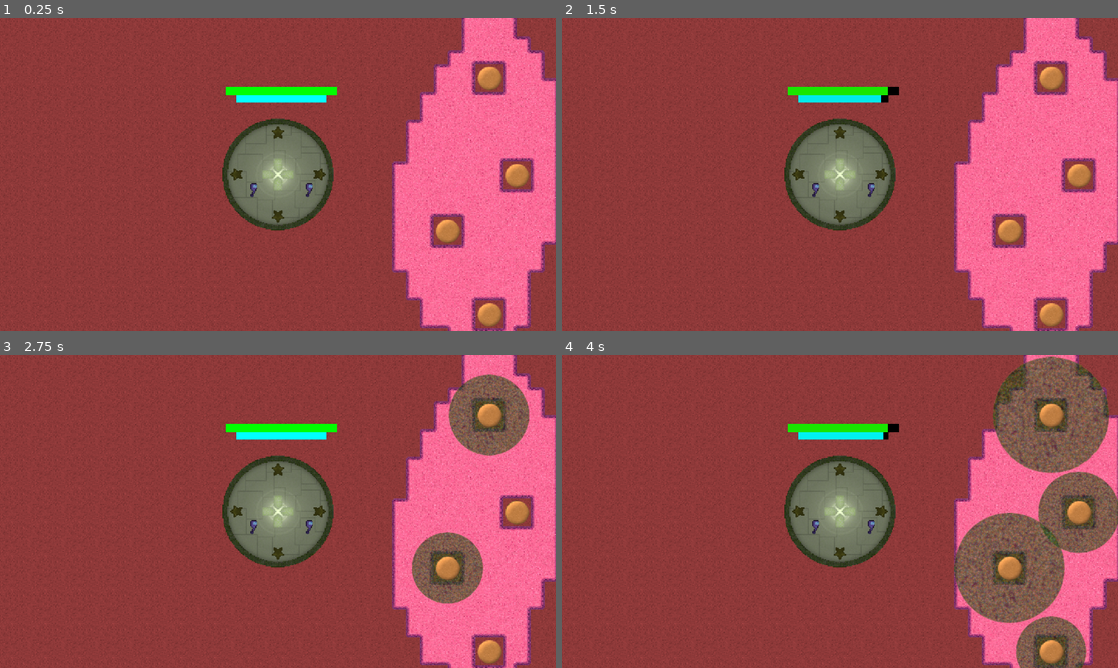
Above: before the commit, frames 1-4 (two rows, left to right).
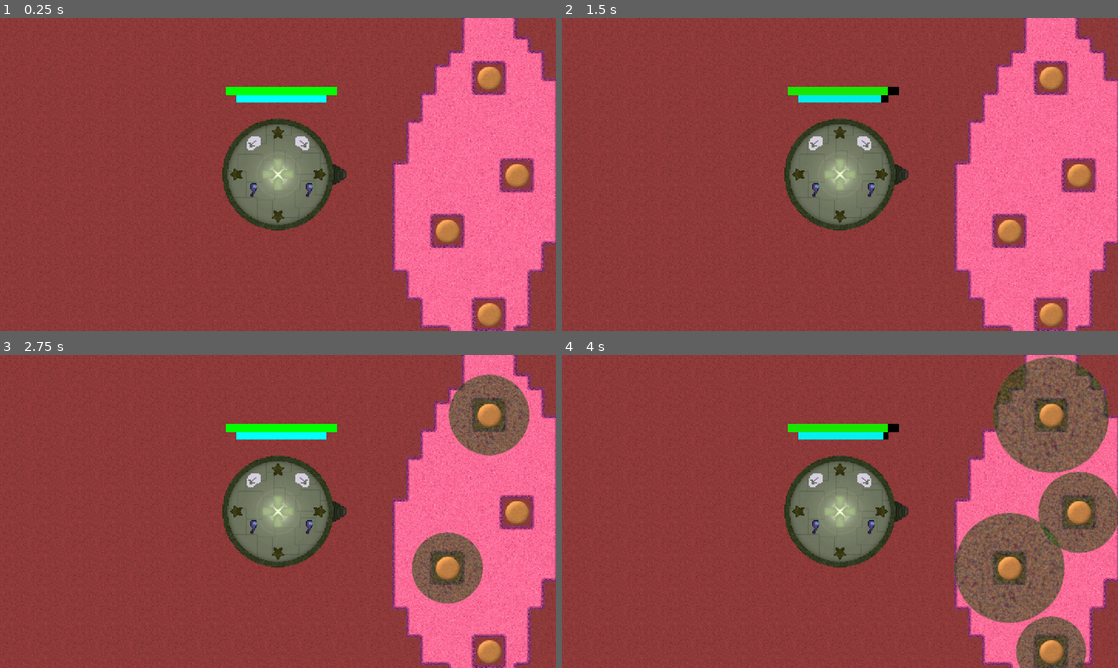
Above: after the commit, the same moments.

Repository: Elagoht/godot-wild-jam-81
Game: Godot game, scene res://levels/MainLevel.tscn
Same seed, same stepped clock (60 frames per second), same inputs: the game is played once before the commit and once after it.
Inputs:
- Up to frame 1 (0.25 s): no input
- Up to frame 2 (1.5 s): tap Enter at 0.5 s; hold J (debug_hp_up) 0.53-1.28 s; tap Space at 1.25 s; hold H (debug_hp_down) from 1.28 s (still down)
- Up to frame 3 (2.75 s): release H (debug_hp_down) at 2.03 s; hold J (debug_hp_up) from 2.03 s (still down)
- Up to frame 4 (4 s): release J (debug_hp_up) at 3.53 s; hold H (debug_hp_down) from 3.53 s (still down)

The runs differ from the first frame. In frame 1, 0.3% of the frame differs, in the area x 44-63%, y 37-54%; in frame 2, 0.3%; in frame 3, 0.3%; in frame 4, 0.3%.

Commit message:
feat: add laser entity with rotation pads and associated scripts, update ship scene to include laser

Diff:
--- a/entities/ship/Ship.tscn
+++ b/entities/ship/Ship.tscn
@@ -1,9 +1,10 @@
-[gd_scene load_steps=7 format=3 uid="uid://ci3gdlpvoknsb"]
+[gd_scene load_steps=8 format=3 uid="uid://ci3gdlpvoknsb"]
 
 [ext_resource type="Script" uid="uid://dixrswgnmpg4x" path="res://entities/ship/scripts/ship.gd" id="1_i8y07"]
 [ext_resource type="Texture2D" uid="uid://d4i6vbqk46p5k" path="res://entities/ship/sprites/ship.png" id="1_to6fy"]
 [ext_resource type="PackedScene" uid="uid://s2mhjkvca3m" path="res://entities/ship/movepad/MovePad.tscn" id="3_0i2w5"]
 [ext_resource type="PackedScene" uid="uid://c8shxe47tf6wk" path="res://entities/ship/statusBar/StatusBar.tscn" id="5_a7ikb"]
+[ext_resource type="PackedScene" uid="uid://cutqyci4qu4mr" path="res://entities/ship/laser/Laser.tscn" id="6_f3lhp"]
 [ext_resource type="PackedScene" uid="uid://cflg1bmhils22" path="res://entities/ship/shield/Shield.tscn" id="8_24c80"]
 
 [sub_resource type="CircleShape2D" id="CircleShape2D_6h448"]
@@ -11,7 +12,6 @@
 
 [node name="Ship" type="CharacterBody2D" groups=["player"]]
 script = ExtResource("1_i8y07")
-metadata/_edit_horizontal_guides_ = [12.0, -12.0]
 
 [node name="CollisionShape2D" type="CollisionShape2D" parent="."]
 shape = SubResource("CircleShape2D_6h448")
@@ -67,5 +67,7 @@
 
 [node name="Camera" type="Camera2D" parent="."]
 
+[node name="Laser" parent="." instance=ExtResource("6_f3lhp")]
+
 [connection signal="energy_changed" from="." to="StatusBar" method="_on_ship_energy_changed"]
 [connection signal="hp_changed" from="." to="StatusBar" method="_on_ship_hp_changed"]
--- /dev/null
+++ b/entities/ship/laser/Laser.tscn
@@ -0,0 +1,22 @@
+[gd_scene load_steps=4 format=3 uid="uid://cutqyci4qu4mr"]
+
+[ext_resource type="Script" uid="uid://cp1scpjs17vs1" path="res://entities/ship/laser/scripts/laser.gd" id="1_qcw8r"]
+[ext_resource type="Texture2D" uid="uid://d3vsqy0bbuyib" path="res://entities/ship/laser/sprites/laser.png" id="2_qcw8r"]
+[ext_resource type="PackedScene" uid="uid://d081r8pruwpsw" path="res://entities/ship/laser/rotate_pad.tscn" id="3_0pd2v"]
+
+[node name="Laser" type="Node2D"]
+script = ExtResource("1_qcw8r")
+
+[node name="RotatePadLeft" parent="." instance=ExtResource("3_0pd2v")]
+position = Vector2(-28, -36)
+scale = Vector2(-1, 1)
+direction = -1
+
+[node name="RotatePadRight" parent="." instance=ExtResource("3_0pd2v")]
+position = Vector2(28, -36)
+
+[node name="Rotatable" type="Node2D" parent="."]
+
+[node name="Laser" type="Sprite2D" parent="Rotatable"]
+position = Vector2(71, 0)
+texture = ExtResource("2_qcw8r")
--- /dev/null
+++ b/entities/ship/laser/rotate_pad.tscn
@@ -0,0 +1,22 @@
+[gd_scene load_steps=4 format=3 uid="uid://d081r8pruwpsw"]
+
+[ext_resource type="Texture2D" uid="uid://db3f6yyroi6o5" path="res://entities/ship/laser/sprites/pad.png" id="1_h7y7j"]
+[ext_resource type="Script" uid="uid://jswx7kp7djss" path="res://entities/ship/laser/scripts/rotate_pad.gd" id="1_rld4r"]
+
+[sub_resource type="CircleShape2D" id="CircleShape2D_qcw8r"]
+radius = 8.0
+
+[node name="RotatePad" type="Area2D"]
+collision_layer = 2
+collision_mask = 2
+script = ExtResource("1_rld4r")
+
+[node name="Collision" type="CollisionShape2D" parent="."]
+shape = SubResource("CircleShape2D_qcw8r")
+
+[node name="Pad" type="Sprite2D" parent="."]
+scale = Vector2(1.6, 1.45455)
+texture = ExtResource("1_h7y7j")
+
+[connection signal="body_entered" from="." to="." method="_on_body_entered"]
+[connection signal="body_exited" from="." to="." method="_on_body_exited"]
--- /dev/null
+++ b/entities/ship/laser/scripts/laser.gd
@@ -0,0 +1,3 @@
+extends Node2D
+
+@onready var rotatable: Node2D = $Rotatable
--- /dev/null
+++ b/entities/ship/laser/scripts/rotate_pad.gd
@@ -0,0 +1,21 @@
+extends Area2D
+
+@export var direction: int = 1
+@onready var parent: Node2D = $".."
+@onready var players_on_it: Array[String] = []
+
+func _on_body_entered(body: Node2D) -> void:
+	if body.is_in_group("player"):
+		if body.has_method("get_player_id"):
+			players_on_it.append(body.get_player_id())
+
+func _on_body_exited(body: Node2D) -> void:
+	if body.is_in_group("player"):
+		if body.has_method("get_player_id"):
+			players_on_it.erase(body.get_player_id())
+
+func _physics_process(delta: float) -> void:
+	var is_active = 1 if len(players_on_it) else 0
+	# Set triggerer pad color
+	if is_active:
+		parent.rotatable.rotation_degrees += 100 * delta * direction
--- a/project.godot
+++ b/project.godot
@@ -87,4 +87,3 @@
 textures/canvas_textures/default_texture_filter=0
 renderer/rendering_method="gl_compatibility"
 renderer/rendering_method.mobile="gl_compatibility"
-environment/defaults/default_clear_color=Color(0.682353, 0.172549, 0.352941, 1)
Not shown, added: entities/ship/laser/scripts/laser.gd.uid
Not shown, added: entities/ship/laser/scripts/rotate_pad.gd.uid
Binary file added: entities/ship/laser/sprites/laser.png
Not shown, added: entities/ship/laser/sprites/laser.png.import
Binary file added: entities/ship/laser/sprites/pad.png
Not shown, added: entities/ship/laser/sprites/pad.png.import
